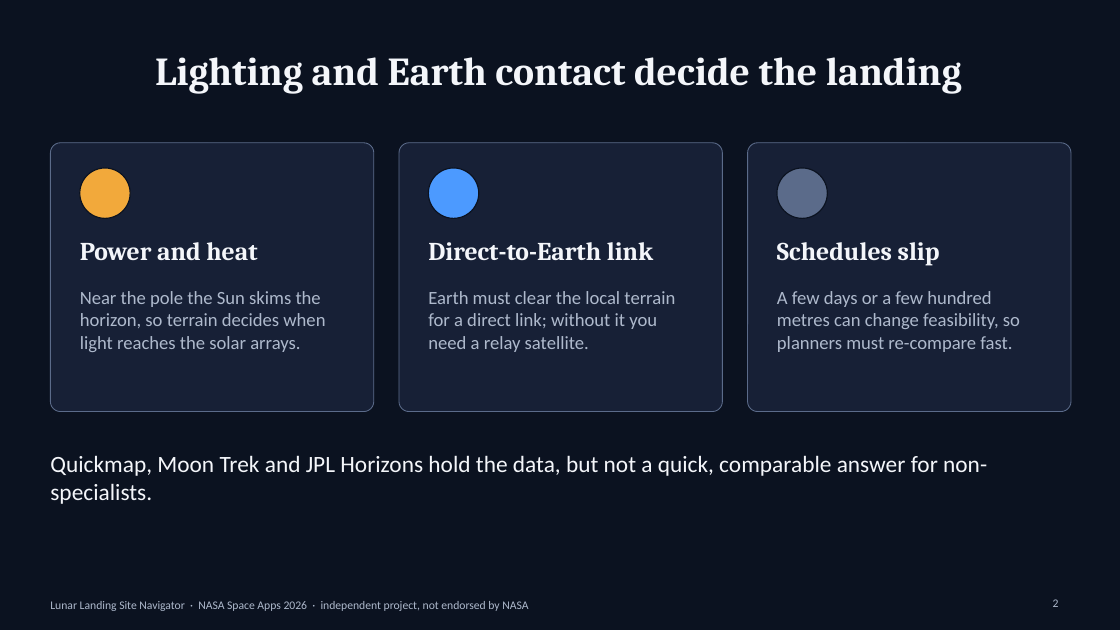
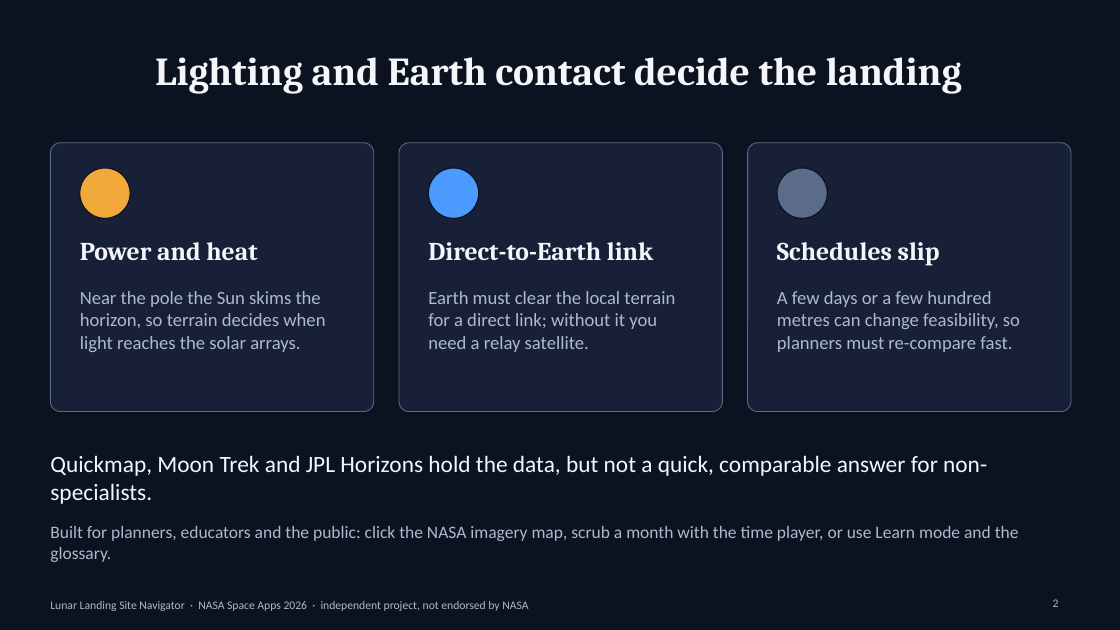
Before and after one commit to Dhinu-2001/NASA-Space-Apps-2026, a slide deck: slide 2 of docs/stage11/presentation/Lunar_Landing_Site_Navigator.pptx. Drawn at 1120x630 pixels with LibreOffice and Linux fonts; fonts in the diff are those of the drawing. Boxes give left, top, right and bottom in pixels: in the first picture for what was removed or moved away, otherwise in the second. Text is boxed around its words. In the diff, an @@ line names an element or a change of style, - is before the commit and + after.

```diff
--- a/docs/stage11/presentation/Lunar_Landing_Site_Navigator.pptx
+++ b/docs/stage11/presentation/Lunar_Landing_Site_Navigator.pptx
@@ text added at (50,526,1019,562), 15 pt, text #AEB9CC @@
+Built for planners, educators and the public: click the NASA imagery map, scrub a month with the time player, or use Learn mode and the glossary.
```
Also in this commit, not shown: 5 other slides changed, 7 slides removed, 2 other files.
